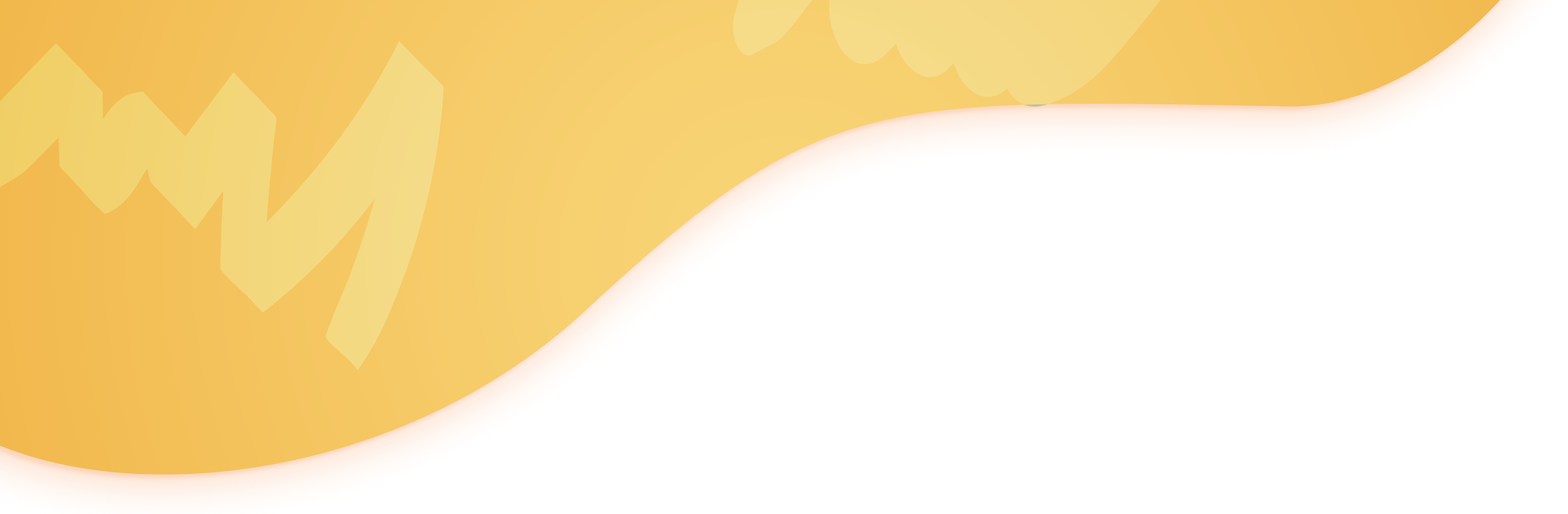
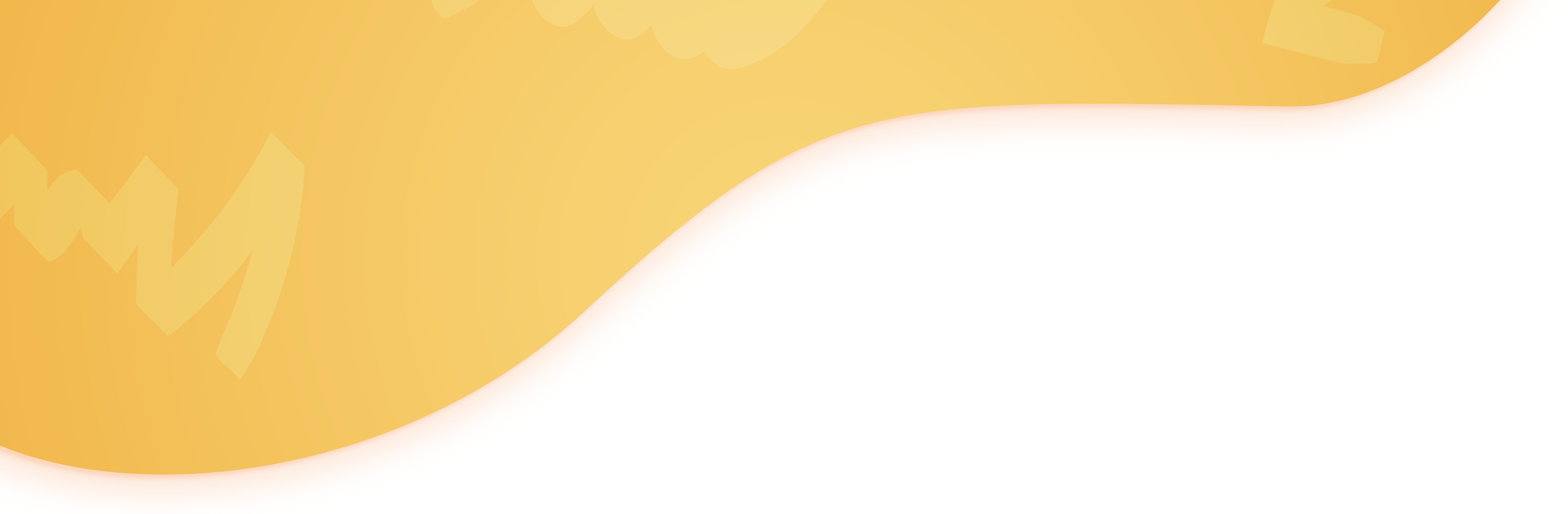
Layered file, before and after one edit (1568 × 514). Changes by layer:
painted on "Objeto inteligente vectorial" (1st of 4) over 431, 0, 1161, 107
added layer "Objeto inteligente vectorial" (2nd of 4) (overlay, 65%) above "Objeto inteligente vectorial" over 1261, 0, 1386, 64
"Objeto inteligente vectorial" (3rd of 4): opacity 82% → 65%, painted on it over 0, 41, 444, 380
